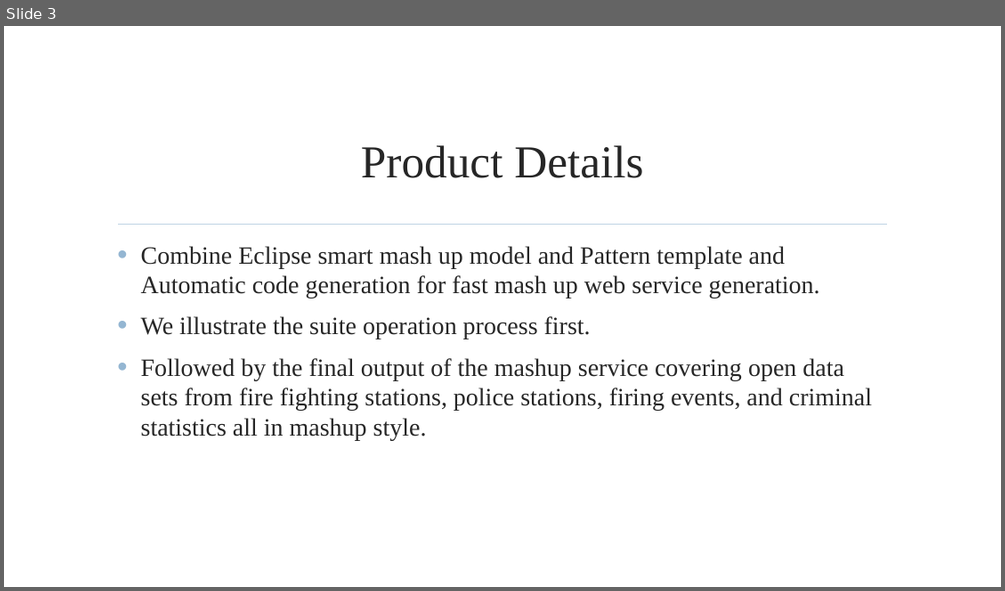
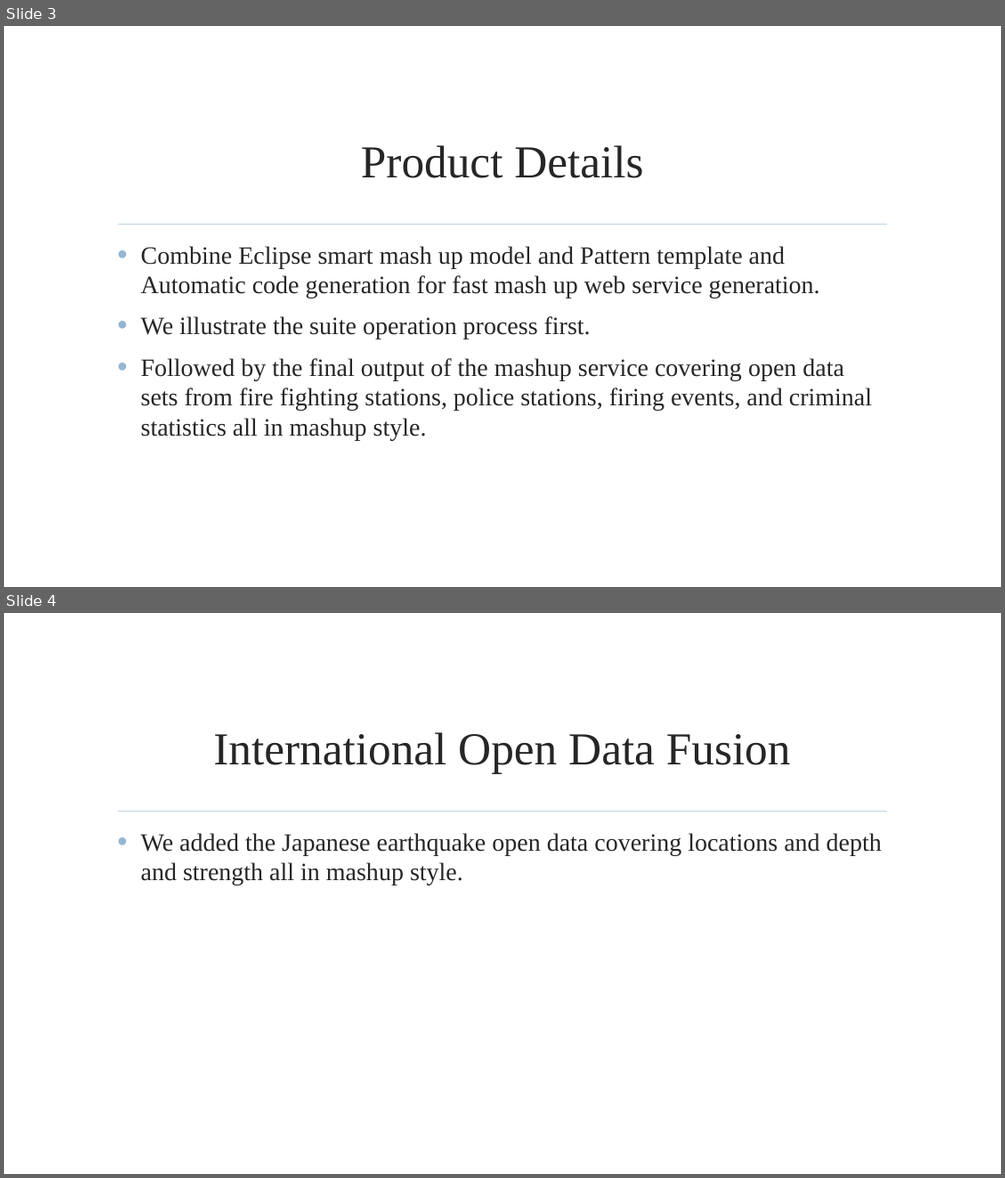
Before and after one commit to 482170765/Mashup-King, a slide deck: 簡報_MashupKing.pptx. Shown one above the other, each under a label of ours: slide 3 before the commit, slides 3 and 4 after it. The pictures are 1005x591 and 1005x1178 pixels, drawn with LibreOffice and Linux fonts; fonts in the diff are those of the drawing; background and template pictures are left out. Boxes give left, top, right and bottom in pixels: in the first picture for what was removed or moved away, otherwise in the second. Text is boxed around its words. In the diff, an @@ line names an element or a change of style, - is before the commit and + after.

```diff
--- a/簡報_MashupKing.pptx
+++ b/簡報_MashupKing.pptx
@@ slide 4 added at [4, 613, 1001, 1174], background picture (left out); not listed: 1 template element that a slide beside it also shows @@
@@ title added at [213, 732, 791, 774], 44 pt, text #262626 @@
+International Open Data Fusion
@@ text added at [141, 833, 882, 885], 24 pt, text #262626 @@
+• We added the Japanese earthquake open data covering locations and depth and strength all in mashup style.
```
